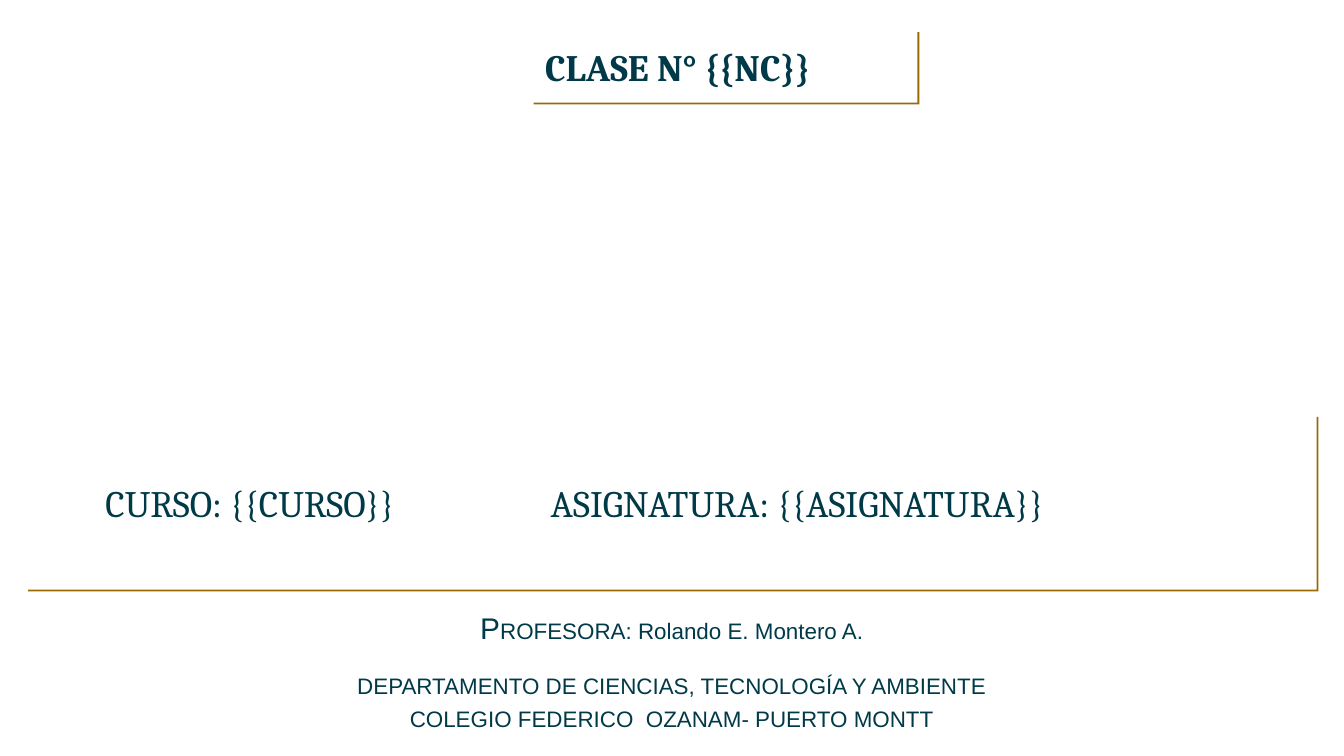
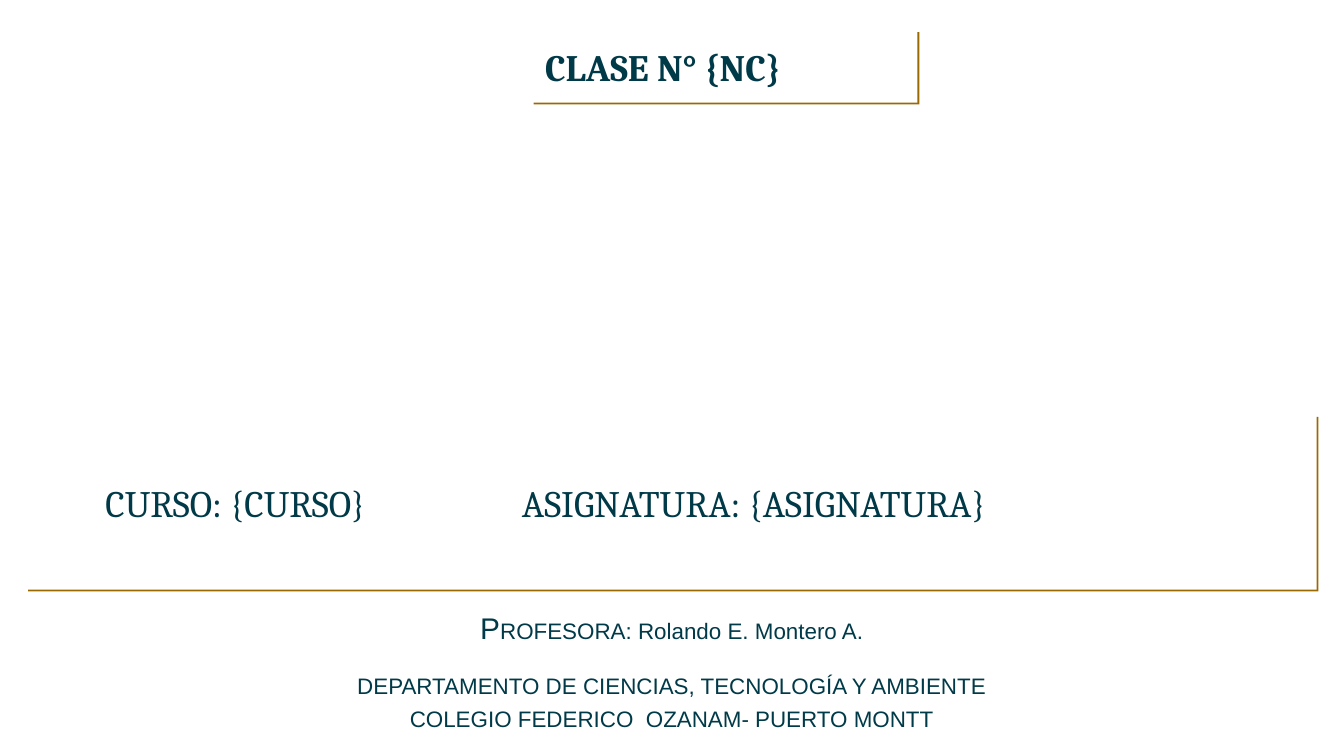
Before and after one commit to rolandomontero/rolux, a slide deck: slide 2 of PLANTILLA_QCA.pptx. Drawn at 1344x756 pixels with LibreOffice and Linux fonts; fonts in the diff are those of the drawing; background and template pictures are left out. Boxes give left, top, right and bottom in pixels: in the first picture for what was removed or moved away, otherwise in the second. Text is boxed around its words. In the diff, an @@ line names an element or a change of style, - is before the commit and + after.

```diff
--- a/PLANTILLA_QCA.pptx
+++ b/PLANTILLA_QCA.pptx
@@ text in rectangle at bbox=[545, 53, 781, 87]: text changed @@
-CLASE N° {{NC}}
+CLASE N° {NC}
@@ title at bbox=[105, 490, 986, 523]: text changed @@
-CURSO: {{CURSO}} ASIGNATURA: {{ASIGNATURA}}
+CURSO: {CURSO} ASIGNATURA: {ASIGNATURA}
```
Also in this commit, not shown: 2 other slides changed, 9 other files.
